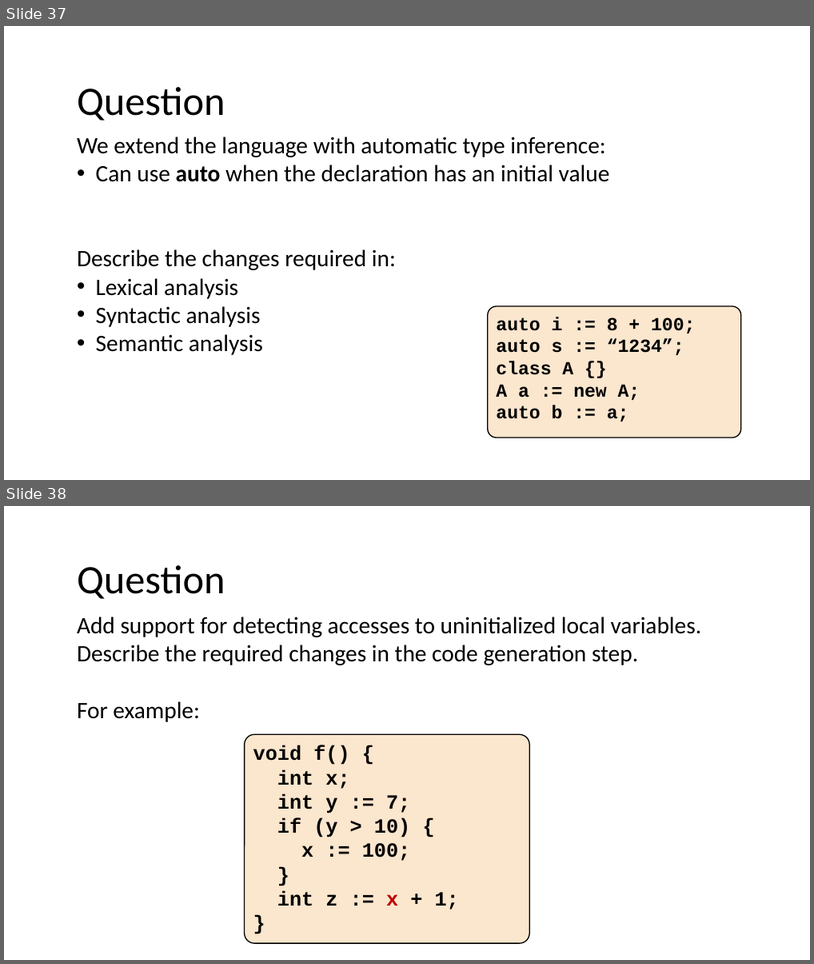
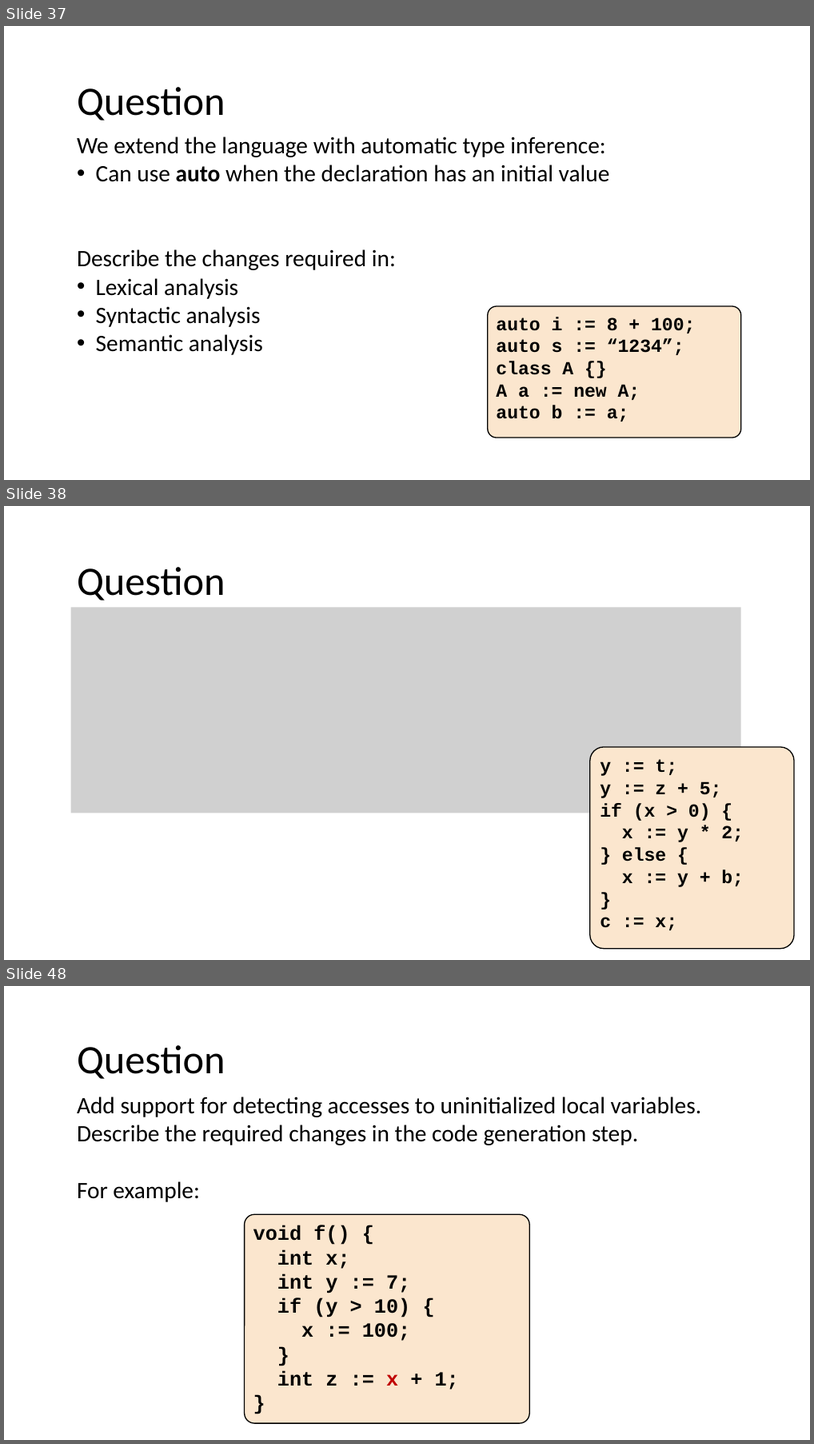
Before and after one commit to nivshani/compilation, a slide deck: slides/exam-questions.pptx. Shown one above the other, each under a label of ours: slides 37 and 38 before the commit, slides 37, 38 and 48 after it; the slides between them are not shown. The pictures are 814x964 and 814x1444 pixels, drawn with LibreOffice and Linux fonts; fonts in the diff are those of the drawing; grey boxes stand for pictures. Boxes give left, top, right and bottom in pixels: in the first picture for what was removed or moved away, otherwise in the second. Text is boxed around its words. In the diff, an @@ line names an element or a change of style, - is before the commit and + after.

```diff
--- a/slides/exam-questions.pptx
+++ b/slides/exam-questions.pptx
@@ slide 38 added at [4,506,810,960], background #FFFFFF @@
@@ text added at [77,567,226,600], 48 pt, text #000000 @@
+Question
@@ picture added at [71,607,742,812] @@
@@ rounded rectangle added at [590,747,794,948], fill #FBE6CE, outline #000000 1.25 pt, 22 pt, text #000000, bold @@
+y := t;
+y := z + 5;
+if (x > 0) {
+x := y * 2;
+} else {
+x := y + b;
+}
+c := x;
@@ what was slide 38 is now slide 48 @@
```
Also in this commit, not shown: 9 other slides added, 1 other file.
